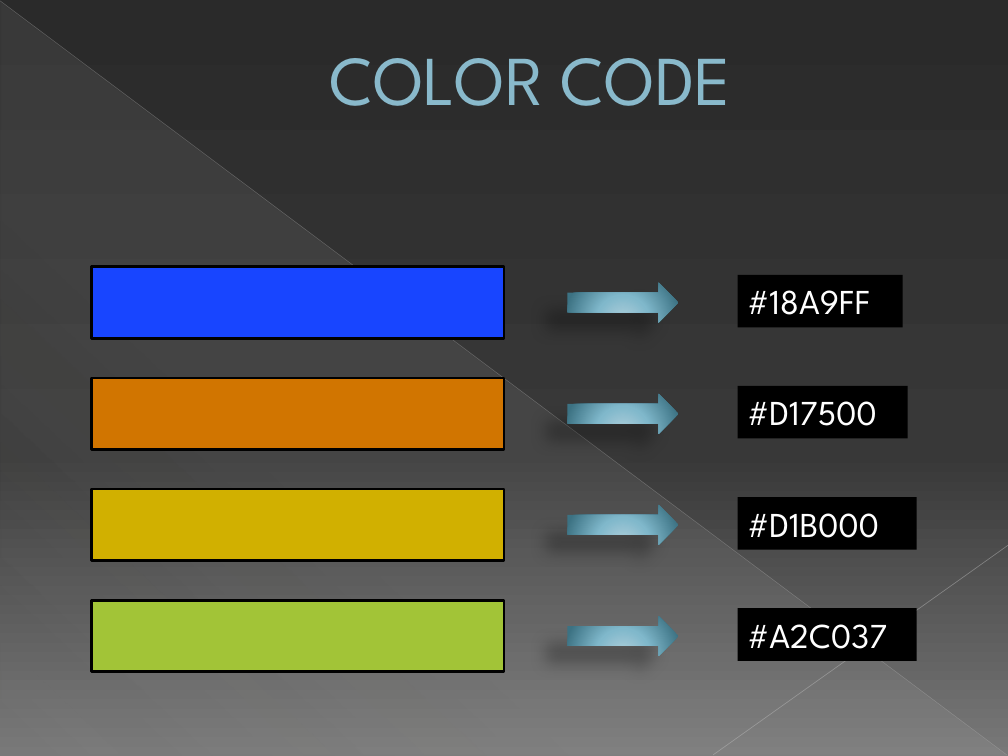
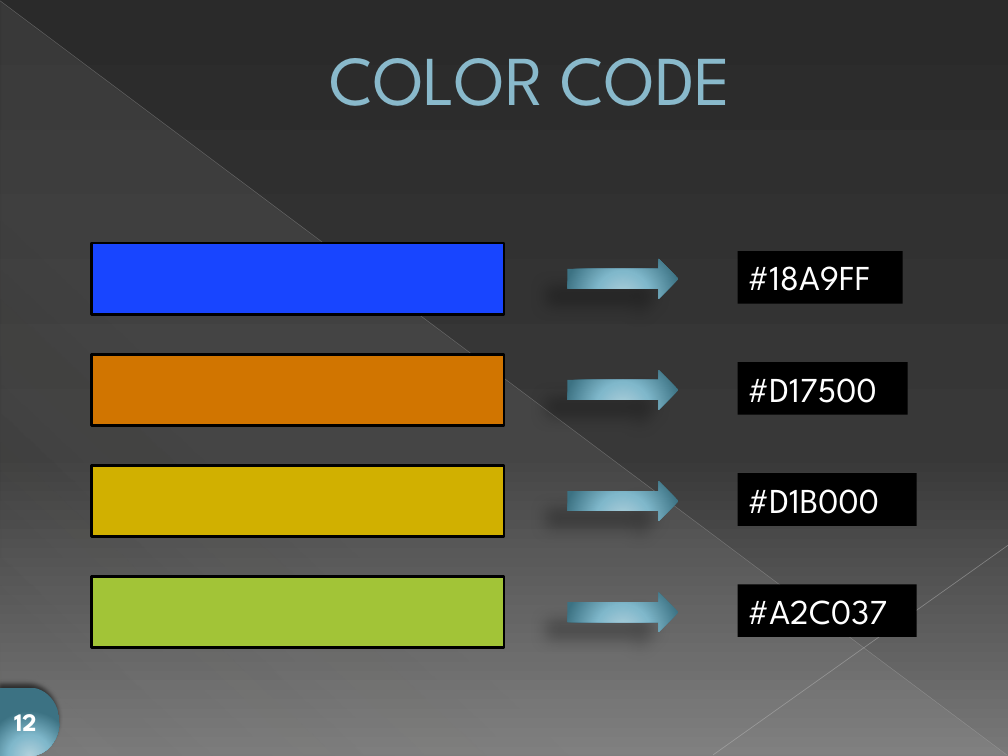
Before and after one commit to lmontion/ABC-Geometrie, a slide deck: slide 12 of ABC de la Géométrie.pptx. Drawn at 1008x756 pixels with LibreOffice and Linux fonts; fonts in the diff are those of the drawing. Boxes give left, top, right and bottom in pixels: in the first picture for what was removed or moved away, otherwise in the second. Text is boxed around its words. In the diff, an @@ line names an element or a change of style, - is before the commit and + after.

```diff
--- a/ABC de la Géométrie.pptx
+++ b/ABC de la Géométrie.pptx
@@ 8 rectangles, 4 right arrows: place and size @@
-8 rectangles, 4 right arrows at bbox=[92, 267, 917, 671]
+8 rectangles, 4 right arrows at bbox=[92, 243, 917, 648]
@@ flow chart delay added at bbox=[0, 687, 59, 756], fill gradient #B3D0DC to #81B8CC to #3D7283, 18 pt, text #FFFFFF, bold @@
+12
```
Also in this commit, not shown: 26 other slides changed, 2 other files.
